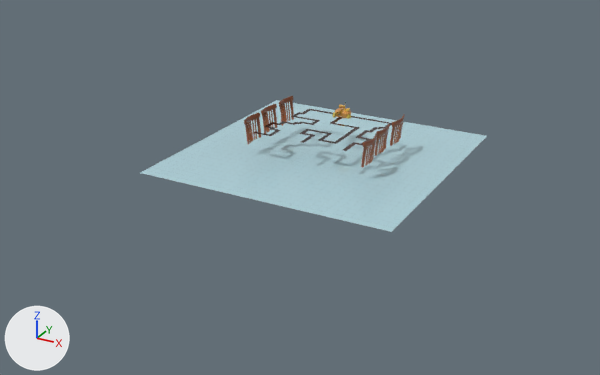
A saved change to the OBJ model mge_v18_student_version/assets/mge/models/Levels/TableLevel/layer1.obj.
Rendered twice from a 50 mm lens placed at (176.0, -344.0, 137.0), pointed at (-6.0, -15.0, -27.0). The axes (+X, +Y, +Z) are drawn at lower left. The lights are the same throughout. Where no turn or scale is listed for an object, it has been applied to the vertices. Vertices at the same position are counted once.

The first picture shows 'layer1'.
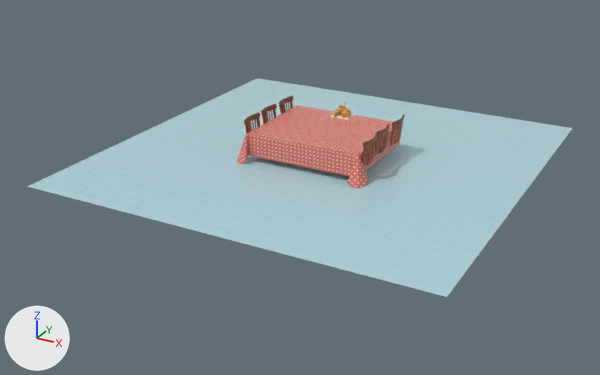
What the commit changed:
Picture 'DinnerTableLevelTextures.png' (img_dinnertableleveltextures_png) is new.
Material 'Default-Material' (mat_default_material) is new.
Its base color is (1.0, 1.0, 1.0) (white #ffffff).
Its roughness is 0.0.
Material 'Table1' (mat_table1) is new.
Its texture is img_dinnertableleveltextures_png.
Its roughness is 0.0.
me_layer1 is used by ob_layer1; location (0.0, 0.0, 0.0).
me_layer1 had 4899 vertices, 9273 faces and spanned x -64.0..63.7, y -64.6..63.1, z -13.1..7.7.
me_layer1 now has 4762 vertices, 9160 faces and spans x -100.3..99.7, y -100.0..100.0, z -16.7..7.7.
me_layer1 part 1: a new loose piece, a box spanning x -5.1..4.9, y 16.6..24.6, z -0.5..0.5, in mat_default_material (white #ffffff).
me_layer1 part 2: the loose piece of 4 vertices spanning x -64.0..63.7, y -64.6..63.1, z -13.1 is rebuilt with 4 vertices and now spans x -100.3..99.7, y -100.0..100.0, z -14.1.
me_layer1 part 3: a new loose piece of 34 vertices spanning x -34.8..34.8, y -30.0..25.0, z -16.7..0.0, in mat_table1 (picture img_dinnertableleveltextures_png).
me_layer1 part 4: the loose piece of 84 vertices spanning x -27.0..-3.0, y -23.0..23.0, z 0.1 is deleted.
me_layer1 part 5: the loose piece of 51 vertices spanning x 1.0..27.0, y -23.0..23.0, z 0.1 is deleted.
me_layer1 part 6: the loose piece of 44 vertices spanning x -7.0..15.0, y -23.0..19.0, z 0.1 is deleted.
me_layer1 no longer uses material mat_dinnertablepath2tex (picture img_dinnertablepath2tex_png).
me_layer1 no longer uses material mat_dinnertablepath1 (picture img_dinnertablepath1_png).
me_layer1 no longer uses material mat_dinnertablepath1tex (picture img_dinnertablepath1tex_png).
me_layer1 now uses material mat_table1 (picture img_dinnertableleveltextures_png).
me_layer1 now uses material mat_default_material (white #ffffff).

Where the change shows, as pixel boxes (x1, y1, x2, y2) in the pictures (600 x 375 px):
'layer1', reshaped: before (140, 96, 487, 232); after (27, 78, 572, 297)
part 1 of me_layer1, added: after (331, 114, 355, 120)
part 2 of me_layer1, rebuilt (57% wider, 65% taller): before (140, 100, 487, 232); after (27, 78, 572, 297)
part 3 of me_layer1, added (pink): after (237, 105, 400, 188)
part 4 of me_layer1, deleted: before (254, 109, 333, 136)
part 5 of me_layer1, deleted: before (343, 116, 392, 151)
part 6 of me_layer1, deleted: before (300, 117, 359, 144)
